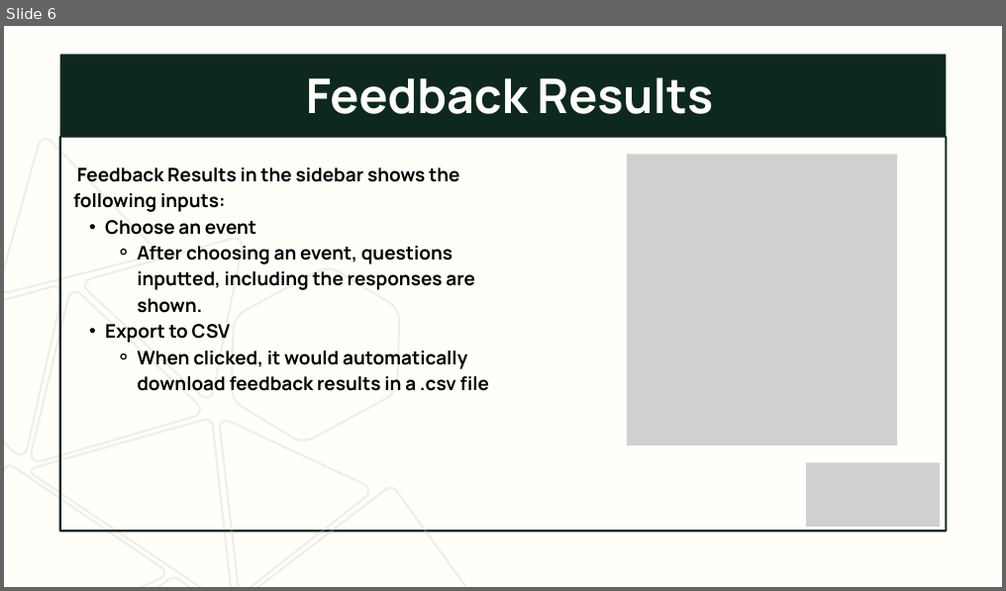
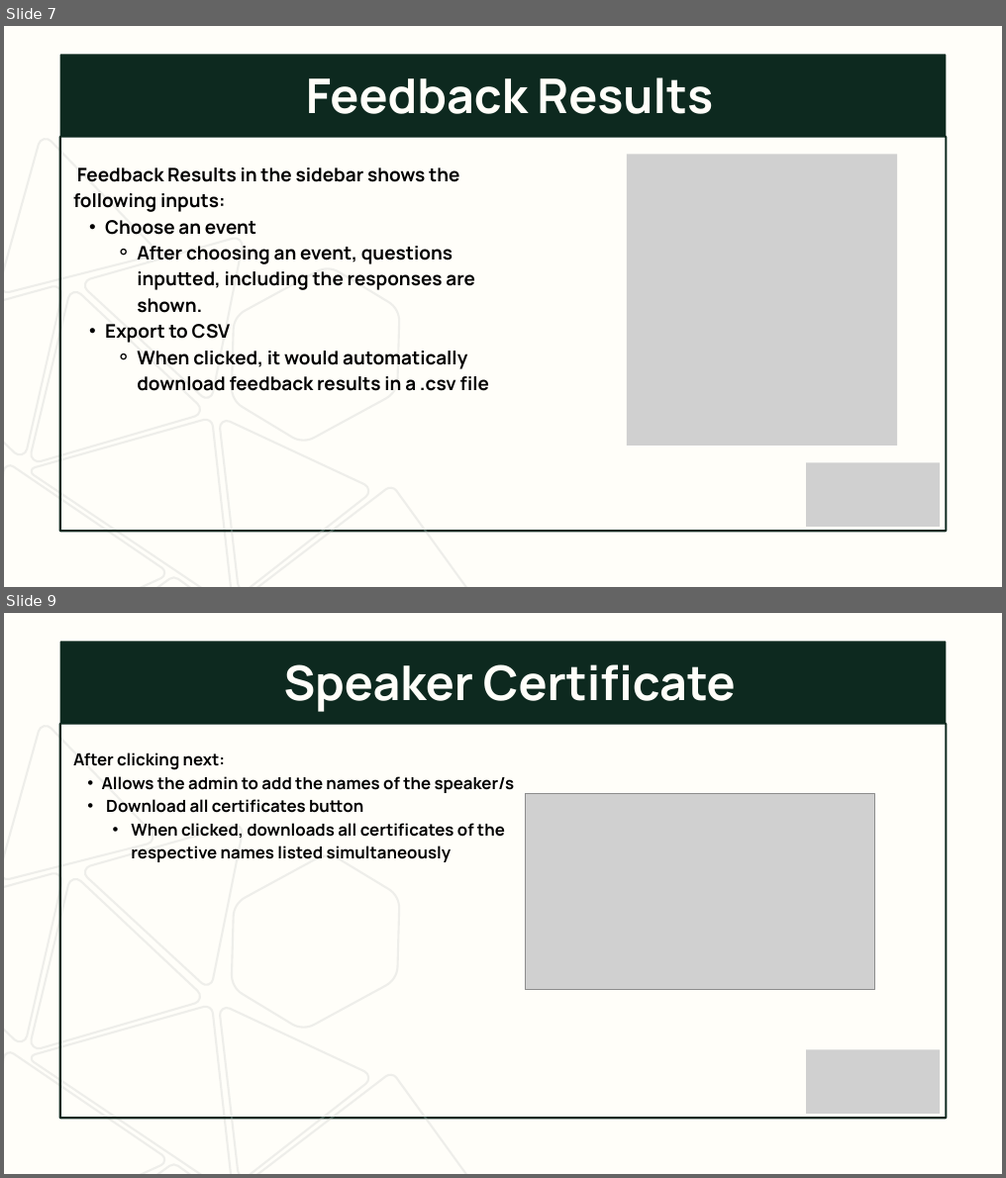
Before and after one commit to Larkaholic/AutoCert, a slide deck: docs/AutoCert Walkthrough.pptx. Shown one above the other, each under a label of ours: slide 6 before the commit, slides 7 and 9 after it; the slides between them are not shown. The pictures are 1006x591 and 1006x1178 pixels, drawn with LibreOffice and Linux fonts; fonts in the diff are those of the drawing; grey boxes stand for pictures. Boxes give left, top, right and bottom in pixels: in the first picture for what was removed or moved away, otherwise in the second. Text is boxed around its words. In the diff, an @@ line names an element or a change of style, - is before the commit and + after.

```diff
--- a/docs/AutoCert Walkthrough.pptx
+++ b/docs/AutoCert Walkthrough.pptx
@@ slide 9 added at (4, 613, 1002, 1174), background #FFFEF9 @@
@@ freeform shape added at (59, 641, 945, 723), fill #0D291F @@
@@ text added at (284, 664, 736, 712), 69 pt, text #FFFEF9, bold @@
+Speaker Certificate
@@ freeform shape added at (4, 706, 155, 881), outline #CACACA 3 pt @@
@@ freeform shape added at (59, 724, 945, 1119), outline #0D291F 3 pt @@
@@ text added at (73, 753, 515, 862), 24 pt, text #000000, bold @@
+After clicking next:
+  • Allows the admin to add the names of the speaker/s
+  • Download all certificates button
+    • When clicked, downloads all certificates of the respective names listed simultaneously
@@ freeform shape added at (82, 769, 303, 988), outline #CACACA 3 pt @@
@@ freeform shape added at (4, 814, 124, 1046), outline #CACACA 3 pt @@
@@ picture added at (525, 793, 874, 990) @@
@@ freeform shape added at (199, 834, 432, 1050), outline #CACACA 3 pt @@
@@ freeform shape added at (30, 877, 220, 1083), outline #CACACA 3 pt @@
@@ freeform shape added at (30, 941, 309, 1174), outline #CACACA 3 pt @@
@@ freeform shape added at (219, 993, 378, 1174), outline #CACACA 3 pt @@
@@ freeform shape added at (4, 1012, 166, 1174), outline #CACACA 3 pt @@
@@ freeform shape added at (233, 1056, 530, 1174), outline #CACACA 3 pt @@
@@ picture added at (806, 1051, 941, 1114) @@
@@ freeform shape added at (118, 1164, 230, 1174), outline #CACACA 3 pt @@
@@ what was slide 6 is now slide 7 @@
```
Also in this commit, not shown: 1 slide changed, 1 other slide added.
